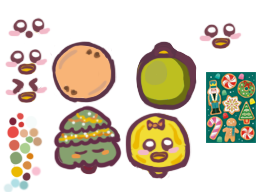
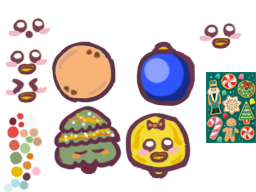
Revision of a layered 256×192 image; what changed, layer by layer:
hid group "ornament1 pink" (4 layers), moved it above "ornament1 marine blue" over left=136, top=42, right=196, bottom=108
painted on "shadow" (1st of 6, in "obj" › "obj group2" › "ornament1 pink") over left=137, top=51, right=194, bottom=107
hid group "ornament1 marine blue" (1 layers), moved it above "ornament1 red2" over left=137, top=42, right=197, bottom=109
painted on "ornament outline" (2nd of 9, in "obj" › "obj group2" › "ornament1 marine blue") over left=138, top=52, right=194, bottom=108
renamed "ornament1 green" to "ornament1 red2", hid the group it (4 layers), moved it above "ornament1 orange" over left=137, top=42, right=197, bottom=108
painted on "shadow" (2nd of 6, in "obj" › "obj group2" › "ornament1 red2") over left=137, top=50, right=195, bottom=108
renamed "ornament1 green2" to "ornament1 orange", hid the group it (1 layers), moved it above "ornament1 yellow" over left=136, top=43, right=196, bottom=109
painted on "ornament outline" (4th of 9, in "obj" › "obj group2" › "ornament1 orange") over left=140, top=52, right=196, bottom=108
renamed "ornament1 green3" to "ornament1 yellow", hid the group it (1 layers) over left=136, top=45, right=196, bottom=111
painted on "ornament outline" (5th of 9, in "obj" › "obj group2" › "ornament1 yellow") over left=136, top=55, right=194, bottom=109
hid group "ornament1 purple" (4 layers) over left=137, top=42, right=197, bottom=109
renamed "ornament1 red" to "ornament1 green5", hid the group it (4 layers) over left=137, top=42, right=197, bottom=108
renamed "ornament1 orange" to "ornament1 green4", hid the group it (4 layers) over left=136, top=42, right=196, bottom=108
painted on "shadow" (5th of 6, in "obj" › "obj group2" › "ornament1 green4") over left=137, top=50, right=193, bottom=107
…and 24 more changes (15 painted, 9 removed)
